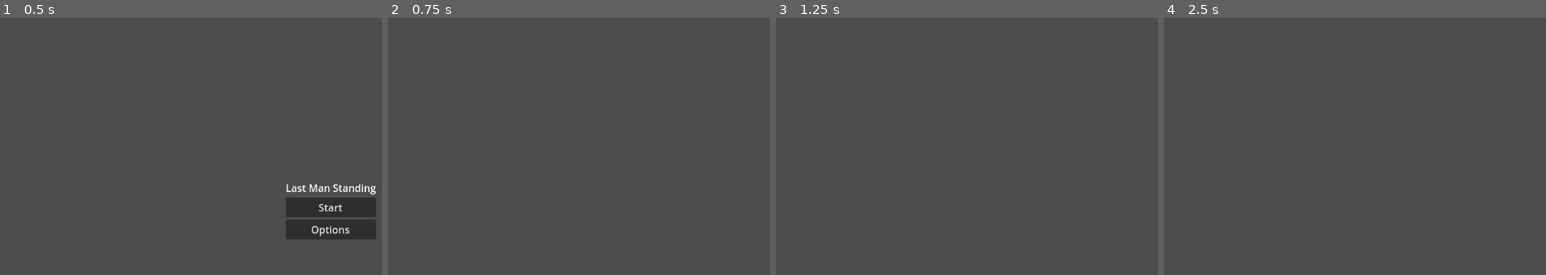
Above: before the commit, frames 1-4 (left to right).
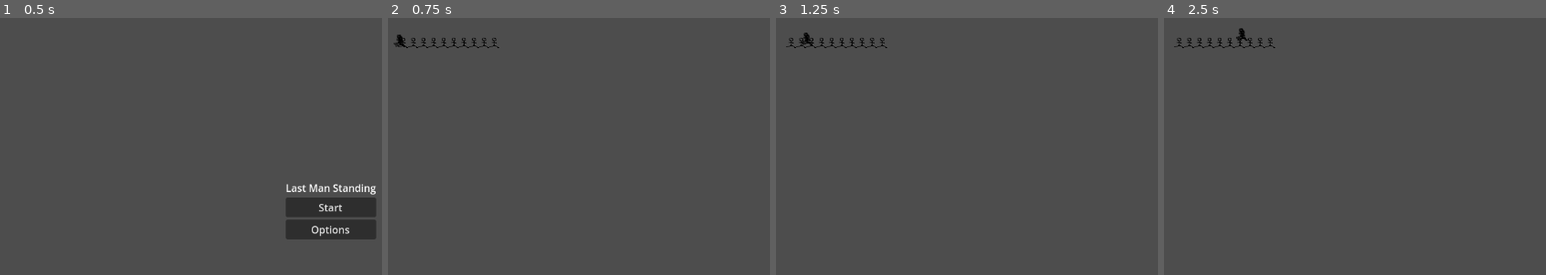
Above: after the commit, the same moments.

Repository: Crazy-Waffle-Man/last-man-standing
Game: Godot game, scene res://scenes/main_menu.tscn
The game is run twice, just before and just after one commit, with the same random seed, the same clock (stepped at 60 frames per second) and the same inputs.
Inputs:
- Up to frame 1 (0.5 s): no input
- Up to frame 2 (0.75 s): click "Start" at 0.5 s
- Up to frame 3 (1.25 s): no input
- Up to frame 4 (2.5 s): tap Enter at 1.25 s; hold Right (ui_right) 1.28-2.03 s; tap Space at 2 s; hold Down (ui_down) from 2.03 s (still down)

Frame 1 is identical in both runs. In frame 2, 0.4% of the frame differs, in the area x 1-30%, y 6-12%; in frame 3, 0.4%; in frame 4, 0.4%, in the area x 2-30%, y 3-12%.
Error before the commit: Parse Error: Not all code paths return a value. (res://scripts/player_character.gd:22)
Error after the commit: Invalid operands 'float' and 'Vector2' in operator '<='. (res://scripts/player_character.gd:53)

Commit message:
iDontLikeToMoveItMoveIt
WHY IS THIS SO ANNOYING

Diff:
--- a/scenes/game_scene.tscn
+++ b/scenes/game_scene.tscn
@@ -2,12 +2,8 @@
 
 [ext_resource type="Script" uid="uid://icaekfj6gxw5" path="res://scripts/game_scene.gd" id="1_w5aja"]
 
-[node name="GameScene" type="CanvasLayer"]
+[node name="GameScene" type="Node2D"]
 script = ExtResource("1_w5aja")
-
-[node name="Hazards" type="TileMapLayer" parent="."]
-
-[node name="Obstacles" type="TileMapLayer" parent="."]
 
 [node name="WallCollision" type="StaticBody2D" parent="."]
 collision_mask = 0
--- a/scenes/player_characters.tscn
+++ b/scenes/player_characters.tscn
@@ -8,7 +8,7 @@
 
 [node name="PlayerCharacters" type="CharacterBody2D"]
 collision_layer = 4
-collision_mask = 7
+collision_mask = 3
 script = ExtResource("1_vp8jy")
 
 [node name="CollisionShape2D" type="CollisionShape2D" parent="."]
--- a/scripts/game_scene.gd
+++ b/scripts/game_scene.gd
@@ -1,4 +1,4 @@
-extends CanvasLayer
+extends Node2D
 
 @onready var playerCharacterScene = preload("res://scenes/player_characters.tscn")
 
@@ -16,3 +16,31 @@
 
 func _ready() -> void:
 	createCharacters(Globals.NUM_CHARACTERS)
+
+
+func _process(delta: float) -> void:
+	#movement phase 3: unlock inputs
+	if Globals.inputLocked:
+		playerMovements()
+		if theyNoMoreMoveItMoveIt():
+			Globals.inputLocked = false
+
+func theyNoMoreMoveItMoveIt()-> bool:
+	var characterIterable = get_tree().get_nodes_in_group("PlayerCharacters")
+	for character in characterIterable:
+		if character.isMoving:
+			return false
+	return true
+
+func playerMovements():
+	var characterIterable = get_tree().get_nodes_in_group("PlayerCharacters")
+	Globals.reservedPositions.clear()
+
+	for character in characterIterable:
+		#Movement phase 1: reserve positions
+		if character.isMoving:
+			if character.target in Globals.reservedPositions:
+				character.cancelMovement()
+			else:
+				Globals.reservedPositions.append(character.target)
+	#Phase 2 is handled per character
--- a/scripts/globals.gd
+++ b/scripts/globals.gd
@@ -8,3 +8,6 @@
 	HAZARD = 1 << 1,  #2
 	PLAYER = 1 << 2 #4
 }
+
+var reservedPositions: Array[Vector2] = []
+var inputLocked: bool = false
--- a/scripts/player_character.gd
+++ b/scripts/player_character.gd
@@ -8,28 +8,47 @@
 
 var active: bool = false
 @export var isMoving: bool = false
-var movementController = Vector2.ZERO
-var target: Vector2
+var movementController: Vector2 = Vector2.ZERO
+@export var target: Vector2
+@export var lastPos: Vector2
 
 func _ready() -> void:
-	set_meta("COLLISION_TYPE", Globals.collisionLayers.PLAYER)
+	add_to_group("PlayerCharacters")
 	target = position
 
 func _process(_delta: float) -> void:
-	pass
-
-
-func checkCollision(pos: Vector2) -> Array[int]:
-	var query = PhysicsPointQueryParameters2D.new()
-	query.position = pos
-	query.collide_with_areas = true
-	query.collide_with_bodies = true
-	query.collision_mask = Globals.collisionLayers.WALL | Globals.collisionLayers.HAZARD | Globals.collisionLayers.PLAYER
-	var spaceState = get_world_2d().direct_space_state.intersect_point(query)
-
-
-func interpolate(stepSize: int) -> void:
-	pass
+	#Player movement is handled in game_scene.gd now
+	if not isMoving: handleInputs()
+	else:
+		#Movement phase 2: interpolate
+		iLikeToMoveItMoveIt(Globals.CHARACTER_STEP_SIZE)
 
 func handleInputs():
-	pass
+	if Globals.inputLocked: return
+	Globals.reservedPositions.erase(target)
+	lastPos = position
+	#Determine movement vector
+	movementController.x = Input.get_action_strength("ui_right") - Input.get_action_strength("ui_left")
+	movementController.y = Input.get_action_strength("ui_down") - Input.get_action_strength("ui_up")
+	if movementController.x != 0 and movementController.y != 0:
+		movementController.y = 0
+
+	#Actually set the target pos, pass `target` to checkCollision
+	target += movementController * Globals.TILE_SIZE
+	isMoving = true
+
+func cancelMovement():
+	target = lastPos
+	isMoving = false
+
+func iLikeToMoveItMoveIt(stepSize: int)->void:
+	var moveItMoveIt = (position - target).normalized() * stepSize
+	var collisions = move_and_collide(moveItMoveIt)
+	if collisions:
+		match collisions.get_collider().collision_layer:
+			Globals.collisionLayers.WALL:
+				cancelMovement()
+			Globals.collisionLayers.HAZARD:
+				queue_free()
+	if position.distance_to(target) <= moveItMoveIt:
+		position = target
